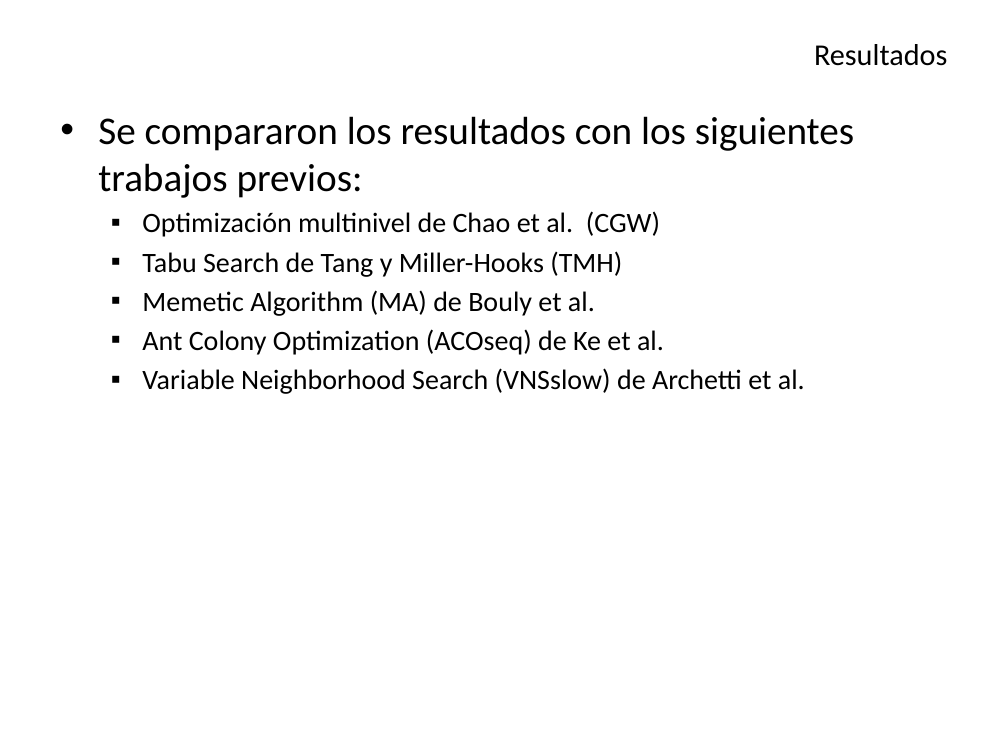
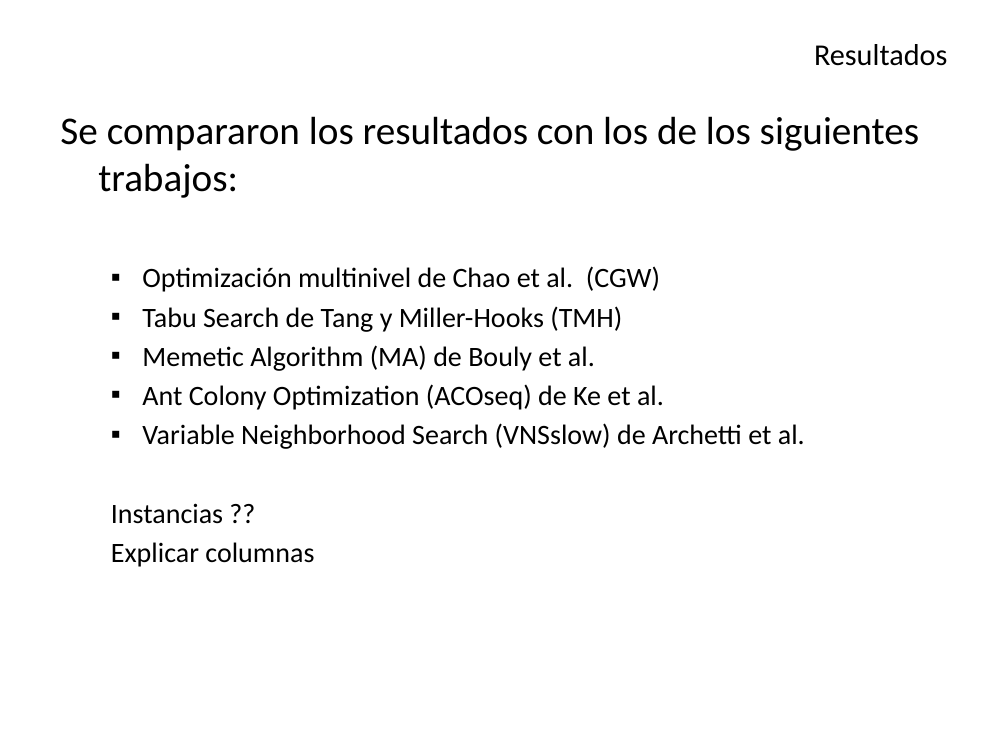
Before and after one commit to Aleitox/TopBrkga, a slide deck: slide 19 of TesisPaper/Defensa/Biased Random Key Genetic Algorithm.pptx. Drawn at 1008x756 pixels with LibreOffice and Linux fonts; fonts in the diff are those of the drawing. Boxes give left, top, right and bottom in pixels: in the first picture for what was removed or moved away, otherwise in the second. Text is boxed around its words. In the diff, an @@ line names an element or a change of style, - is before the commit and + after.

```diff
--- a/TesisPaper/Defensa/Biased Random Key Genetic Algorithm.pptx
+++ b/TesisPaper/Defensa/Biased Random Key Genetic Algorithm.pptx
@@ text at [60, 116, 919, 198]: text changed @@
-• Se compararon los resultados con los siguientes trabajos previos:
+Se compararon los resultados con los de los siguientes trabajos:
@@ text at [111, 503, 314, 567]: paragraphs added @@
+  Instancias ??
+  Explicar columnas
```
Also in this commit, not shown: 16 other slides changed, 31 other files.
